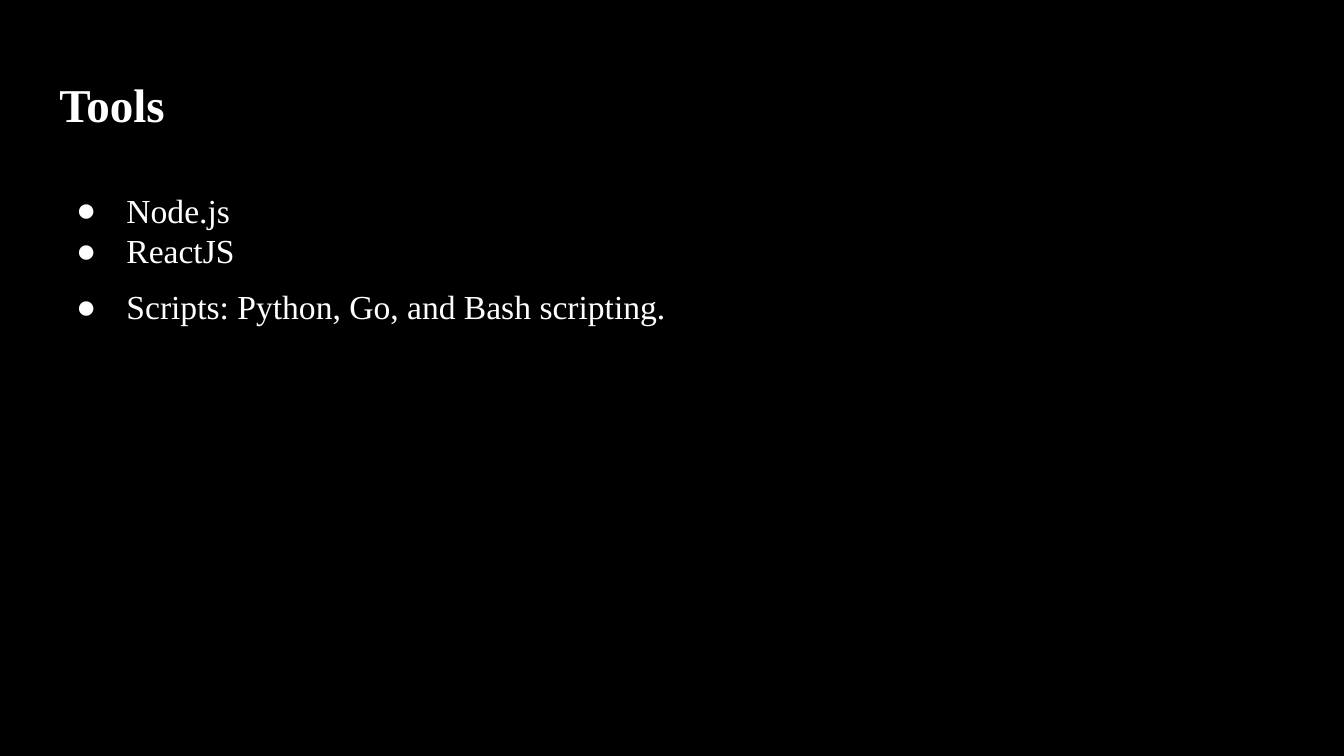
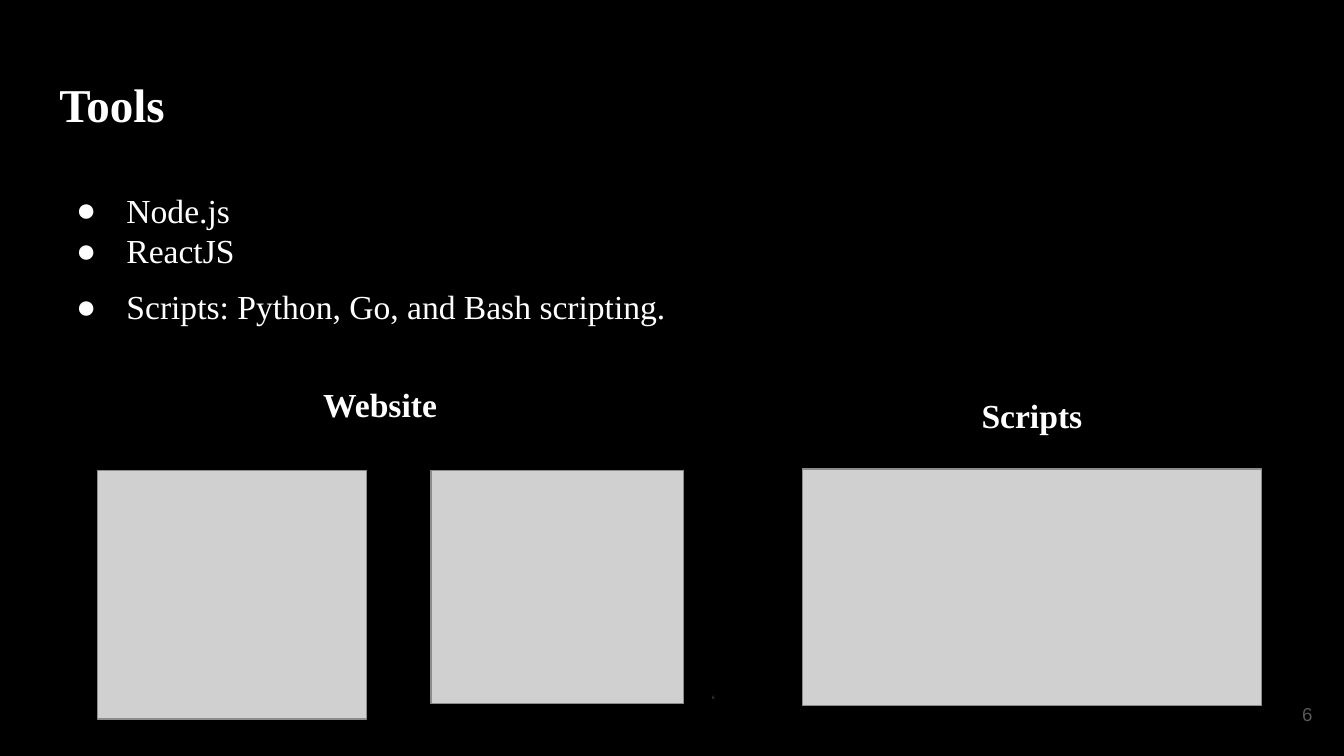
Before and after one commit to mdomorffaruk/CSE41-LAB, a slide deck: slide 6 of ThesisPart1/Proposal-Website-Vulnerabilities-Scanner_-Vuln-Exposer.pptx. Drawn at 1344x756 pixels with LibreOffice and Linux fonts; fonts in the diff are those of the drawing; grey boxes stand for pictures. Boxes give left, top, right and bottom in pixels: in the first picture for what was removed or moved away, otherwise in the second. Text is boxed around its words. In the diff, an @@ line names an element or a change of style, - is before the commit and + after.

Commit message:
presentation edit

```diff
--- a/ThesisPart1/Proposal-Website-Vulnerabilities-Scanner_-Vuln-Exposer.pptx
+++ b/ThesisPart1/Proposal-Website-Vulnerabilities-Scanner_-Vuln-Exposer.pptx
@@ text added at (323,393,437,418), 18 pt, text #FFFFFF, bold @@
+Website
@@ text added at (982,404,1083,434), 18 pt, text #FFFFFF, bold @@
+Scripts
@@ picture added at (98,470,367,719) @@
@@ picture added at (431,470,684,703) @@
@@ picture added at (802,469,1262,706) @@
@@ page number added at (712,696,715,701), 2.5 pt, text #595959 @@
+6
@@ page number added at (1302,708,1312,721), 10 pt, text #595959 @@
+6
```
Also in this commit, not shown: 9 other slides changed, 2 slides added, 6 slides removed.
